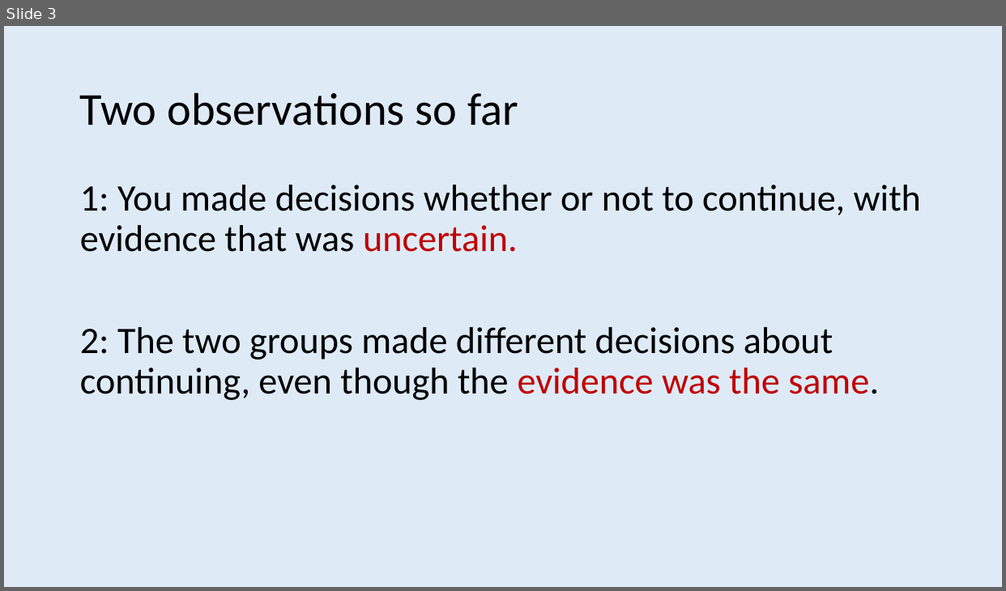
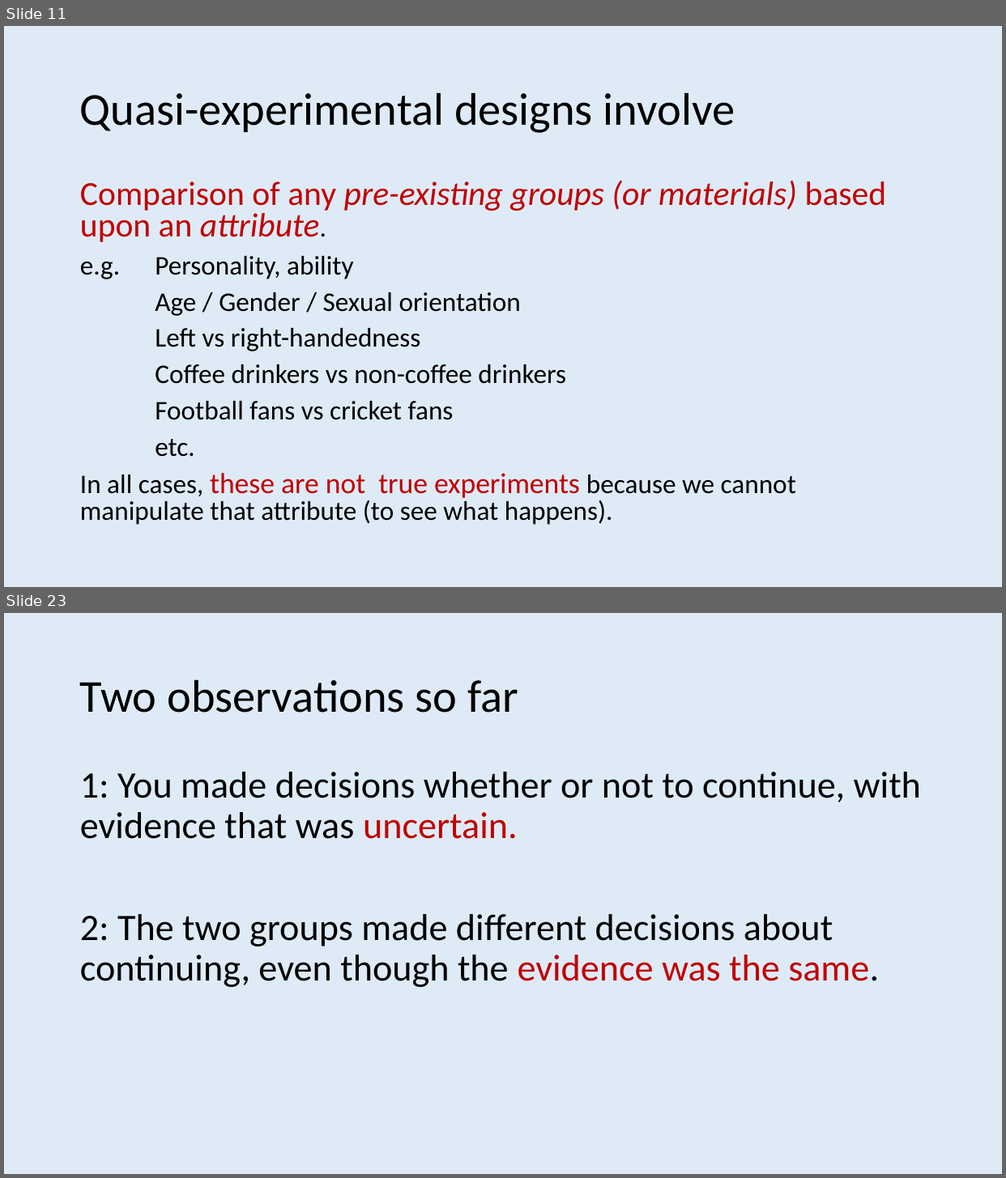
Before and after one commit to ajwills72/rmhealth-found, a slide deck: docs/statistical_inference.pptx. Shown one above the other, each under a label of ours: slide 3 before the commit, slides 11 and 23 after it; the slides between them are not shown. The pictures are 1006x591 and 1006x1178 pixels, drawn with LibreOffice and Linux fonts; fonts in the diff are those of the drawing. Boxes give left, top, right and bottom in pixels: in the first picture for what was removed or moved away, otherwise in the second. Text is boxed around its words. In the diff, an @@ line names an element or a change of style, - is before the commit and + after.

Commit message:
Update Lecture 4 materials

```diff
--- a/docs/statistical_inference.pptx
+++ b/docs/statistical_inference.pptx
@@ slide 11 added at (4,26,1002,587), background #DEEBF7 @@
@@ title added at (80,92,735,133), 44 pt, text #000000 @@
+Quasi-experimental designs involve
@@ text added at (80,181,886,525), 25.9 pt, text #000000 @@
+Comparison of any pre-existing groups (or materials) based upon an attribute.
+e.g. Personality, ability
+Age / Gender / Sexual orientation
+Left vs right-handedness
+Coffee drinkers vs non-coffee drinkers
+Football fans vs cricket fans
+etc.
+In all cases, these are not true experiments because we cannot manipulate that attribute (to see what happens).
@@ what was slide 3 is now slide 23 @@
```
Also in this commit, not shown: 7 slides changed, 22 other slides added, 13 slides removed, 4 other files.
